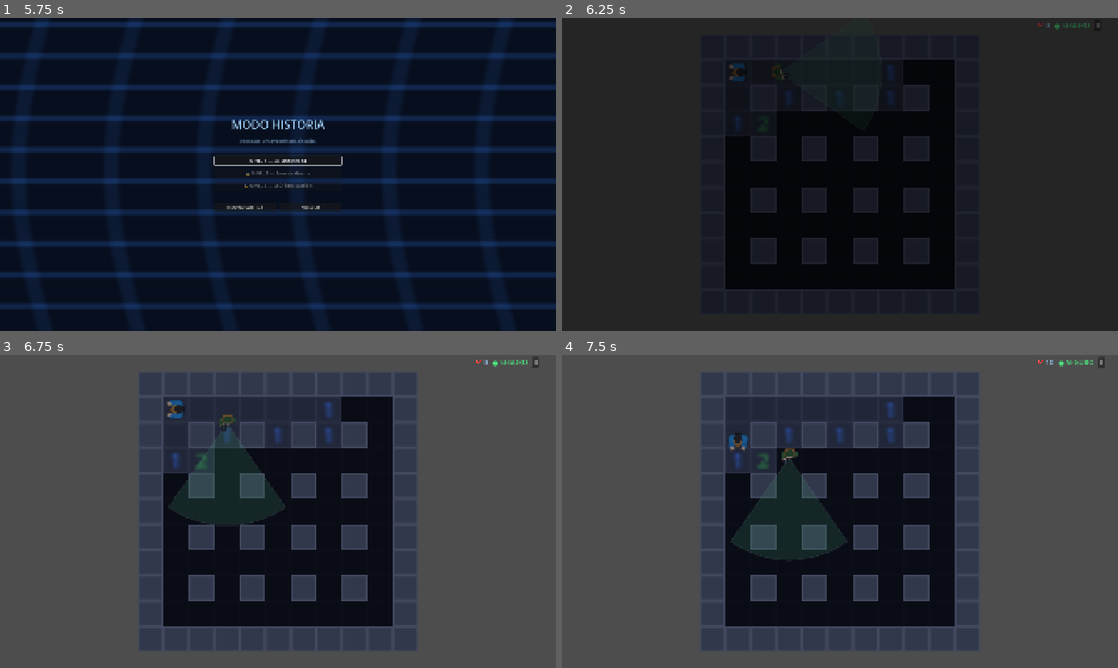
Above: before the commit, frames 1-4 (two rows, left to right).
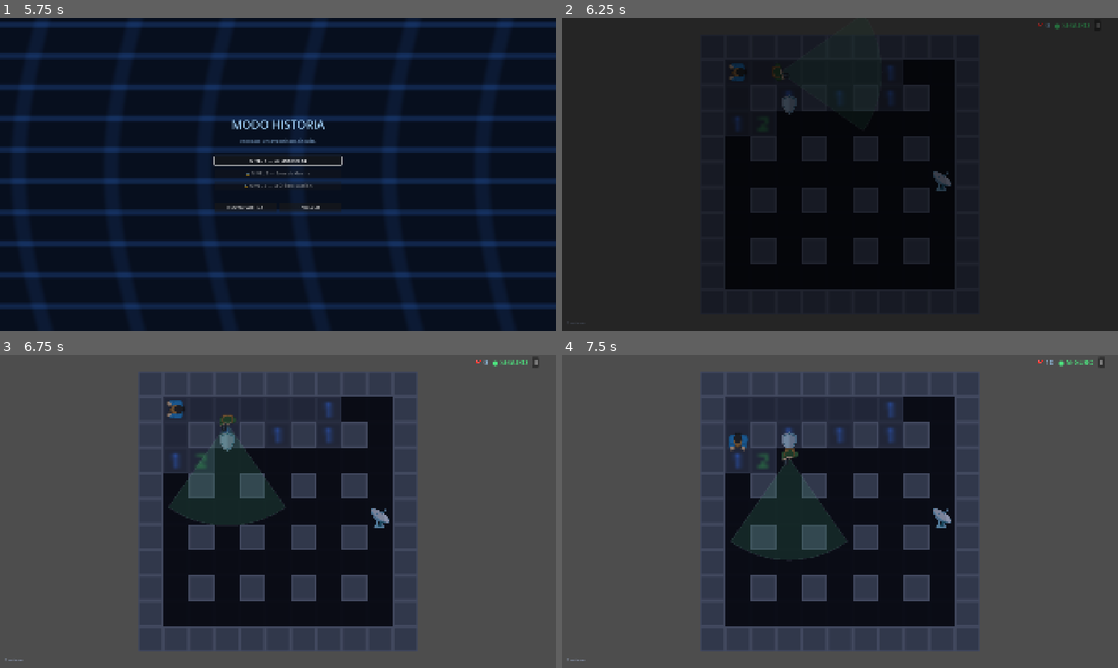
Above: after the commit, the same moments.

Repository: MayraSRS04/Darkfield
Game: Godot game, scene res://scenes/02_historia.tscn
The game is run twice, just before and just after one commit, with the same random seed, the same clock (stepped at 60 frames per second) and the same inputs. This scene is started directly instead of the project's main scene.
Inputs:
- Up to frame 1 (5.75 s): click "NIVEL 1 — La Emboscada" at 0.5 s; click "NUEVA PARTIDA" at 1.25 s; click "VOLVER" at 2 s; click "PARTIDA RÁPIDA" at 2.75 s; tap Enter at 3.5 s; hold Up (ui_up) 3.53-4.25 s; tap E at 3.6, 5.3 s; tap Space at 3.77, 5.27 s; tap Tab at 3.8, 5.1 s; click "MODO HISTORIA" at 4.25 s; hold Up (ui_up) from 5.03 s (still down)
- Up to frame 2 (6.25 s): release Up (ui_up) at 5.78 s; hold Left (ui_left) from 5.78 s (still down); tap E at 5.85 s; tap Tab at 6.05 s
- Up to frame 3 (6.75 s): keep holding Left (ui_left); tap Tab at 6.6 s
- Up to frame 4 (7.5 s): tap Space at 6.77 s; tap E at 6.8 s; release Left (ui_left) at 7.28 s; hold Down (ui_down) from 7.28 s (still down); tap F at 7.35 s

Frame 1 is identical in both runs. In frame 2, 0.2% of the frame differs, in the area x 1-70%, y 24-98%; in frame 3, 0.3%, in the area x 0-70%, y 24-98%; in frame 4, 0.3%.

Commit message:
feat: items - script item_mapa recogible con icono y señal, jugador - inputs Tab y E para ciclar y usar items, boost de velocidad y juego - spawn items modo historia, hud inventario, radar/boost/congelado, pantalla nivel completado

Diff:
--- a/actors/jugador.gd
+++ b/actors/jugador.gd
@@ -7,12 +7,26 @@
 var moviendose := false
 var ultima_direccion := Vector2.RIGHT
 
+var boost_activo := false
+var _timer_boost := 0.0
+
+func activar_boost() -> void:
+	boost_activo = true
+	_timer_boost = GameManager.DURACION_BOOST
+
+func _process(delta: float) -> void:
+	if boost_activo:
+		_timer_boost -= delta
+		if _timer_boost <= 0.0:
+			boost_activo = false
+
 func _ready() -> void:
 	destino = global_position
 
 func _physics_process(delta: float) -> void:
 	if moviendose:
-		global_position = global_position.move_toward(destino, GameManager.VELOCIDAD_JUGADOR * delta)
+		var vel := GameManager.VELOCIDAD_BOOST if boost_activo else GameManager.VELOCIDAD_JUGADOR
+		global_position = global_position.move_toward(destino, vel * delta)
 		if global_position.distance_to(destino) < 1.0:
 			global_position = destino
 			moviendose = false
@@ -40,9 +54,16 @@
 	velocity = Vector2.ZERO
 	move_and_slide()
 
+signal solicito_usar_item
+signal solicito_ciclar_item
+
 func _unhandled_input(event: InputEvent) -> void:
 	if event is InputEventKey and event.pressed and not event.echo:
 		if event.keycode == KEY_SPACE:
 			solicito_revelar.emit()
 		elif event.keycode == KEY_F:
 			solicito_abanderar.emit()
+		elif event.keycode == KEY_E:
+			solicito_usar_item.emit()
+		elif event.keycode == KEY_TAB:
+			solicito_ciclar_item.emit()
--- a/scenes/01_juego.tscn
+++ b/scenes/01_juego.tscn
@@ -152,3 +152,82 @@
 grow_horizontal = 2
 grow_vertical = 2
 color = Color(0, 0, 0, 1)
+
+[node name="ItemsLayer" type="Node2D" parent="." unique_id=1111111101]
+
+[node name="HUDInventario" type="CanvasLayer" parent="." unique_id=1111111102]
+layer = 6
+
+[node name="Contenedor" type="HBoxContainer" parent="HUDInventario" unique_id=1111111103]
+anchors_preset = 2
+anchor_left = 0.0
+anchor_top = 1.0
+anchor_right = 0.0
+anchor_bottom = 1.0
+offset_left = 8.0
+offset_top = -48.0
+offset_right = 400.0
+offset_bottom = -8.0
+grow_vertical = 0
+theme_override_constants/separation = 8
+
+[node name="LblItemActivo" type="Label" parent="HUDInventario/Contenedor" unique_id=1111111104]
+layout_mode = 2
+theme_override_colors/font_color = Color(0.6, 0.78, 0.93, 1)
+theme_override_font_sizes/font_size = 20
+text = ""
+
+[node name="LblInventario" type="Label" parent="HUDInventario/Contenedor" unique_id=1111111105]
+layout_mode = 2
+theme_override_colors/font_color = Color(0.55, 0.6, 0.7, 1)
+theme_override_font_sizes/font_size = 14
+text = ""
+
+[node name="PantallaResultadoHistoria" type="CanvasLayer" parent="." unique_id=1111111106]
+layer = 11
+visible = false
+
+[node name="Fondo" type="ColorRect" parent="PantallaResultadoHistoria" unique_id=1111111107]
+anchors_preset = 15
+anchor_right = 1.0
+anchor_bottom = 1.0
+grow_horizontal = 2
+grow_vertical = 2
+color = Color(0, 0, 0, 0.8)
+
+[node name="Contenedor" type="VBoxContainer" parent="PantallaResultadoHistoria" unique_id=1111111108]
+anchors_preset = 8
+anchor_left = 0.5
+anchor_top = 0.5
+anchor_right = 0.5
+anchor_bottom = 0.5
+offset_left = -180.0
+offset_top = -140.0
+offset_right = 180.0
+offset_bottom = 140.0
+grow_horizontal = 2
+grow_vertical = 2
+theme_override_constants/separation = 16
+
+[node name="LblTituloH" type="Label" parent="PantallaResultadoHistoria/Contenedor" unique_id=1111111109]
+layout_mode = 2
+theme_override_colors/font_color = Color(0.3, 0.9, 0.5, 1)
+theme_override_font_sizes/font_size = 32
+text = "NIVEL COMPLETADO"
+horizontal_alignment = 1
+
+[node name="LblItemsGanados" type="Label" parent="PantallaResultadoHistoria/Contenedor" unique_id=1111111110]
+layout_mode = 2
+theme_override_colors/font_color = Color(0.7, 0.85, 0.6, 1)
+theme_override_font_sizes/font_size = 15
+text = ""
+horizontal_alignment = 1
+autowrap_mode = 3
+
+[node name="BtnContinuar" type="Button" parent="PantallaResultadoHistoria/Contenedor" unique_id=1111111111]
+layout_mode = 2
+text = "CONTINUAR"
+
+[node name="BtnMenuHistoria" type="Button" parent="PantallaResultadoHistoria/Contenedor" unique_id=1111111112]
+layout_mode = 2
+text = "MENÚ HISTORIA"
--- a/scenes/juego.gd
+++ b/scenes/juego.gd
@@ -18,6 +18,15 @@
 @onready var btn_menu_principal: Button = $Pausa/Contenedor/BtnMenuPrincipal
 @onready var oscuridad: CanvasModulate = $Oscuridad
 @onready var fade_fondo: ColorRect = $FadeEntrada/Fondo
+@onready var items_layer: Node2D = $ItemsLayer
+@onready var hud_inventario: CanvasLayer = $HUDInventario
+@onready var lbl_item_activo: Label = $HUDInventario/Contenedor/LblItemActivo
+@onready var lbl_inventario: Label = $HUDInventario/Contenedor/LblInventario
+@onready var pantalla_resultado_historia: CanvasLayer = $PantallaResultadoHistoria
+@onready var lbl_titulo_h: Label = $PantallaResultadoHistoria/Contenedor/LblTituloH
+@onready var lbl_items_ganados: Label = $PantallaResultadoHistoria/Contenedor/LblItemsGanados
+@onready var btn_continuar: Button = $PantallaResultadoHistoria/Contenedor/BtnContinuar
+@onready var btn_menu_historia: Button = $PantallaResultadoHistoria/Contenedor/BtnMenuHistoria
 
 const FUENTE_SUELO := 0
 const FUENTE_PARED := 1
@@ -27,7 +36,10 @@
 var tablero: Tablero
 var muerto := false
 var causa_muerte := ""
-
+var item_seleccionado: int = 0
+var _timer_congelado := 0.0
+var _timer_radar := 0.0
+var _celdas_radar: Array = []
 
 func _ready() -> void:
 	var cfg: Dictionary = GameManager.CONFIGURACIONES[GameManager.nivel_actual]
@@ -86,7 +98,15 @@
 	GameManager.minas_restantes_cambiado.connect(_on_minas_cambiado)
 	GameManager.jugador_detectado.connect(_on_alerta_cambiada)
 	_iniciar_fade()
-
+	jugador.solicito_usar_item.connect(_on_usar_item)
+	jugador.solicito_ciclar_item.connect(_on_ciclar_item)
+	btn_continuar.pressed.connect(_on_continuar_historia)
+	btn_menu_historia.pressed.connect(_on_menu_historia)
+	GameManager.inventario_cambiado.connect(_on_inventario_cambiado)
+	hud_inventario.visible = GameManager.modo_historia
+	if GameManager.modo_historia:
+		_spawnear_items()
+		_on_inventario_cambiado()
 
 func _pintar_mapa() -> void:
 	for fila in range(mapa.filas):
@@ -204,7 +224,10 @@
 	muerto = true
 	_congelar_actores()
 	GameManager.nivel_ganado()
-	_mostrar_resultado(true, "")
+	if GameManager.modo_historia:
+		_mostrar_resultado_historia()
+	else:
+		_mostrar_resultado(true, "")
 
 func _congelar_actores() -> void:
 	jugador.set_physics_process(false)
@@ -222,9 +245,20 @@
 	if tablero.es_victoria():
 		_ganar()
 
-func _process(_delta: float) -> void:
+func _process(delta: float) -> void:
 	if muerto:
 		return
+	if _timer_congelado > 0.0:
+		_timer_congelado -= delta
+		if _timer_congelado <= 0.0:
+			_descongelar_cazadores()
+	if _timer_radar > 0.0:
+		_timer_radar -= delta
+		if _timer_radar <= 0.0:
+			_limpiar_radar()
+	if GameManager.modo_historia:
+		for item in items_layer.get_children():
+			item.intentar_recoger(jugador.global_position)
 	for cazador in get_tree().get_nodes_in_group("cazadores"):
 		if cazador.estado == cazador.Estado.PERSIGUIENDO:
 			if jugador.global_position.distance_to(cazador.global_position) < 12.0:
@@ -303,3 +337,135 @@
 	var tween := create_tween()
 	tween.tween_property(fade_fondo, "modulate:a", 1.0, 0.5)
 	tween.tween_callback(func(): get_tree().change_scene_to_file(destino))
+
+func _spawnear_items() -> void:
+	var escena_item := load("res://scripts/logica/item_mapa.gd")
+	var caminables := mapa.celdas_caminables()
+	caminables.shuffle()
+	var cantidad := mini(3, caminables.size())
+	var tipos_nivel: Array = GameManager.ITEMS_POR_NIVEL[GameManager.nivel_actual] if GameManager.nivel_actual < GameManager.ITEMS_POR_NIVEL.size() else []
+	for i in mini(tipos_nivel.size(), cantidad):
+		var celda: Vector2i = caminables[i + 2]
+		var item := Node2D.new()
+		item.set_script(escena_item)
+		item.tipo = tipos_nivel[i]
+		items_layer.add_child(item)
+		item.global_position = suelo.map_to_local(Vector2i(celda.y, celda.x))
+		item.recogido.connect(_on_item_recogido)
+
+func _on_item_recogido(tipo: GameManager.TipoItem) -> void:
+	GameManager.agregar_item(tipo)
+
+func _on_inventario_cambiado() -> void:
+	if GameManager.inventario.is_empty():
+		lbl_item_activo.text = ""
+		lbl_inventario.text = "Sin items"
+		return
+	if item_seleccionado >= GameManager.inventario.size():
+		item_seleccionado = 0
+	var tipo_actual: GameManager.TipoItem = GameManager.inventario[item_seleccionado]
+	var iconos := {
+		GameManager.TipoItem.RADAR: "📡 Radar",
+		GameManager.TipoItem.BOOST: "⚡ Boost",
+		GameManager.TipoItem.CONGELADO: "❄️ Congelar",
+		GameManager.TipoItem.ESCUDO: "🛡️ Escudo",
+		GameManager.TipoItem.PISTOLA: "🔫 Pistola",
+		GameManager.TipoItem.BAZUKA: "💥 Bazuka",
+	}
+	lbl_item_activo.text = "► " + iconos.get(tipo_actual, "?")
+	var resto := GameManager.inventario.duplicate()
+	resto.remove_at(item_seleccionado)
+	var nombres: Array = []
+	for t in resto:
+		nombres.append(iconos.get(t, "?"))
+	lbl_inventario.text = "  ".join(nombres)
+
+func _on_ciclar_item() -> void:
+	if muerto or GameManager.inventario.is_empty():
+		return
+	item_seleccionado = (item_seleccionado + 1) % GameManager.inventario.size()
+	_on_inventario_cambiado()
+
+func _on_usar_item() -> void:
+	if muerto or GameManager.inventario.is_empty():
+		return
+	if item_seleccionado >= GameManager.inventario.size():
+		item_seleccionado = 0
+	var tipo: GameManager.TipoItem = GameManager.inventario[item_seleccionado]
+	match tipo:
+		GameManager.TipoItem.RADAR:
+			if GameManager.consumir_item(tipo):
+				_activar_radar()
+		GameManager.TipoItem.BOOST:
+			if GameManager.consumir_item(tipo):
+				jugador.activar_boost()
+		GameManager.TipoItem.CONGELADO:
+			if GameManager.consumir_item(tipo):
+				_activar_congelado()
+		GameManager.TipoItem.ESCUDO:
+			pass
+		GameManager.TipoItem.PISTOLA:
+			pass
+		GameManager.TipoItem.BAZUKA:
+			pass
+
+func _activar_radar() -> void:
+	var celda_j := _celda_del_jugador()
+	var radio: int = GameManager.RADIO_RADAR
+	_limpiar_radar()
+	for df in range(-radio, radio + 1):
+		for dc in range(-radio, radio + 1):
+			var f := celda_j.x + df
+			var c := celda_j.y + dc
+			if f < 0 or f >= tablero.filas or c < 0 or c >= tablero.columnas:
+				continue
+			if mapa.es_pared(f, c):
+				continue
+			if tablero.celdas[f][c]["mina"] and not tablero.celdas[f][c]["revelada"]:
+				_celdas_radar.append(Vector2i(f, c))
+				_crear_etiqueta(f, c, "💣", Color(1.0, 0.5, 0.1, 0.85))
+	_timer_radar = GameManager.DURACION_RADAR
+
+func _limpiar_radar() -> void:
+	_celdas_radar.clear()
+	_dibujar_overlay()
+
+func _activar_congelado() -> void:
+	_timer_congelado = GameManager.DURACION_CONGELADO_ITEM
+	for c in get_tree().get_nodes_in_group("cazadores"):
+		c.set_physics_process(false)
+
+func _descongelar_cazadores() -> void:
+	for c in get_tree().get_nodes_in_group("cazadores"):
+		c.set_physics_process(true)
+
+func _mostrar_resultado_historia() -> void:
+	var items_ganados: Array = GameManager.ITEMS_POR_NIVEL[GameManager.nivel_actual] if GameManager.nivel_actual < GameManager.ITEMS_POR_NIVEL.size() else []
+	var iconos := {
+		GameManager.TipoItem.RADAR: "📡 Radar",
+		GameManager.TipoItem.BOOST: "⚡ Boost",
+		GameManager.TipoItem.CONGELADO: "❄️ Congelar",
+		GameManager.TipoItem.ESCUDO: "🛡️ Escudo",
+		GameManager.TipoItem.PISTOLA: "🔫 Pistola",
+		GameManager.TipoItem.BAZUKA: "💥 Bazuka",
+	}
+	var nombres: Array = []
+	for t in items_ganados:
+		nombres.append(iconos.get(t, "?"))
+	if nombres.is_empty():
+		lbl_items_ganados.text = ""
+	else:
+		lbl_items_ganados.text = "Items ganados: " + ", ".join(nombres)
+	var es_ultimo := GameManager.nivel_actual >= GameManager.CONFIGURACIONES.size() - 1
+	btn_continuar.visible = not es_ultimo
+	btn_continuar.text = "SIGUIENTE NIVEL"
+	pantalla_resultado_historia.visible = true
+
+func _on_continuar_historia() -> void:
+	var siguiente := GameManager.nivel_actual + 1
+	GameManager.iniciar_nivel_historia(siguiente)
+	_fade_salida("res://scenes/01_juego.tscn")
+
+func _on_menu_historia() -> void:
+	GameManager.modo_historia = false
+	_fade_salida("res://scenes/02_historia.tscn")
--- /dev/null
+++ b/scripts/logica/item_mapa.gd
@@ -0,0 +1,34 @@
+extends Node2D
+
+signal recogido(tipo)
+
+var tipo: GameManager.TipoItem
+var _activo := true
+
+const ICONOS := {
+	GameManager.TipoItem.RADAR: "📡",
+	GameManager.TipoItem.BOOST: "⚡",
+	GameManager.TipoItem.CONGELADO: "❄️",
+	GameManager.TipoItem.ESCUDO: "🛡️",
+	GameManager.TipoItem.PISTOLA: "🔫",
+	GameManager.TipoItem.BAZUKA: "💥",
+}
+
+func _ready() -> void:
+	var etiqueta := Label.new()
+	etiqueta.text = ICONOS.get(tipo, "?")
+	etiqueta.add_theme_font_size_override("font_size", 14)
+	etiqueta.size = Vector2(16, 16)
+	etiqueta.set_anchors_and_offsets_preset(Control.PRESET_FULL_RECT)
+	etiqueta.horizontal_alignment = HORIZONTAL_ALIGNMENT_CENTER
+	etiqueta.vertical_alignment = VERTICAL_ALIGNMENT_CENTER
+	etiqueta.position = Vector2(-8, -8)
+	add_child(etiqueta)
+
+func intentar_recoger(pos_jugador: Vector2) -> void:
+	if not _activo:
+		return
+	if global_position.distance_to(pos_jugador) < 10.0:
+		_activo = false
+		recogido.emit(tipo)
+		queue_free()
Not shown, added: scripts/logica/item_mapa.gd.uid
